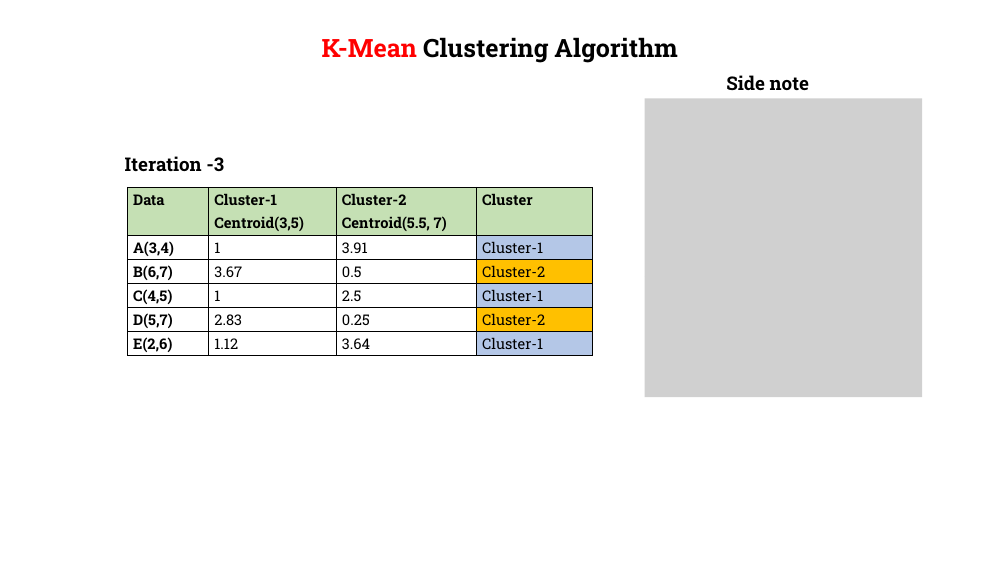
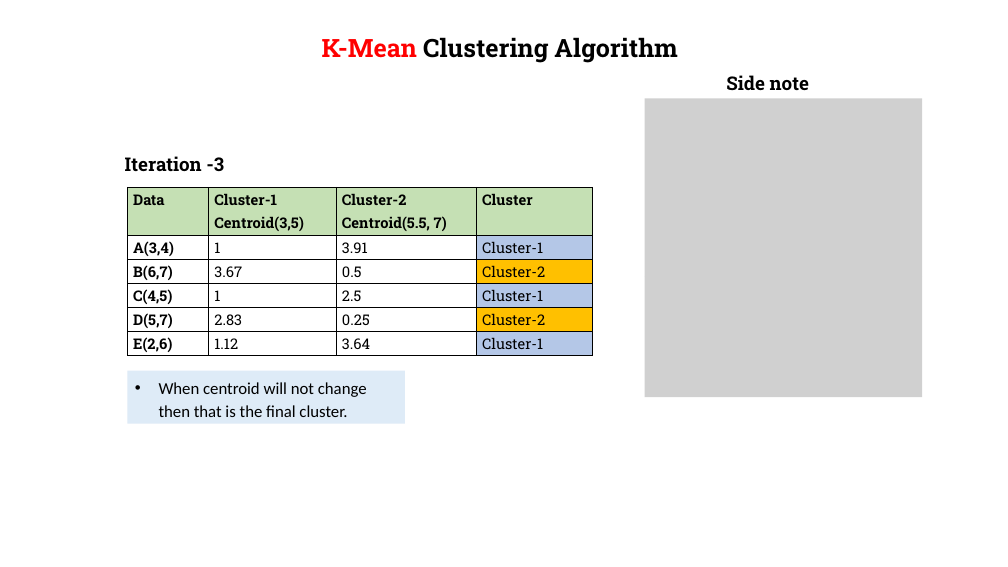
Before and after one commit to gmrr40058/data-science-ml-python-ostad, a slide deck: slide 11 of Class Modules/Module 14_Machine Learning-K Means Clustering, Time Seires Analysis/Class 1_K Means Clustering/K-Mean Clustering.pptx (slide 9 before the commit). Drawn at 1008x567 pixels with LibreOffice and Linux fonts; fonts in the diff are those of the drawing; grey boxes stand for pictures; background and template pictures are left out. Boxes give left, top, right and bottom in pixels: in the first picture for what was removed or moved away, otherwise in the second. Text is boxed around its words. In the diff, an @@ line names an element or a change of style, - is before the commit and + after.

```diff
--- a/Class Modules/Module 14_Machine Learning-K Means Clustering, Time Seires Analysis/Class 1_K Means Clustering/K-Mean Clustering.pptx
+++ b/Class Modules/Module 14_Machine Learning-K Means Clustering, Time Seires Analysis/Class 1_K Means Clustering/K-Mean Clustering.pptx
@@ rectangle added at [128,371,405,423], fill #DEEBF7, 16 pt, text #000000 @@
+• When centroid will not change then that is the final cluster.
```
Also in this commit, not shown: 4 other slides changed, 6 slides added, 1 other file.
